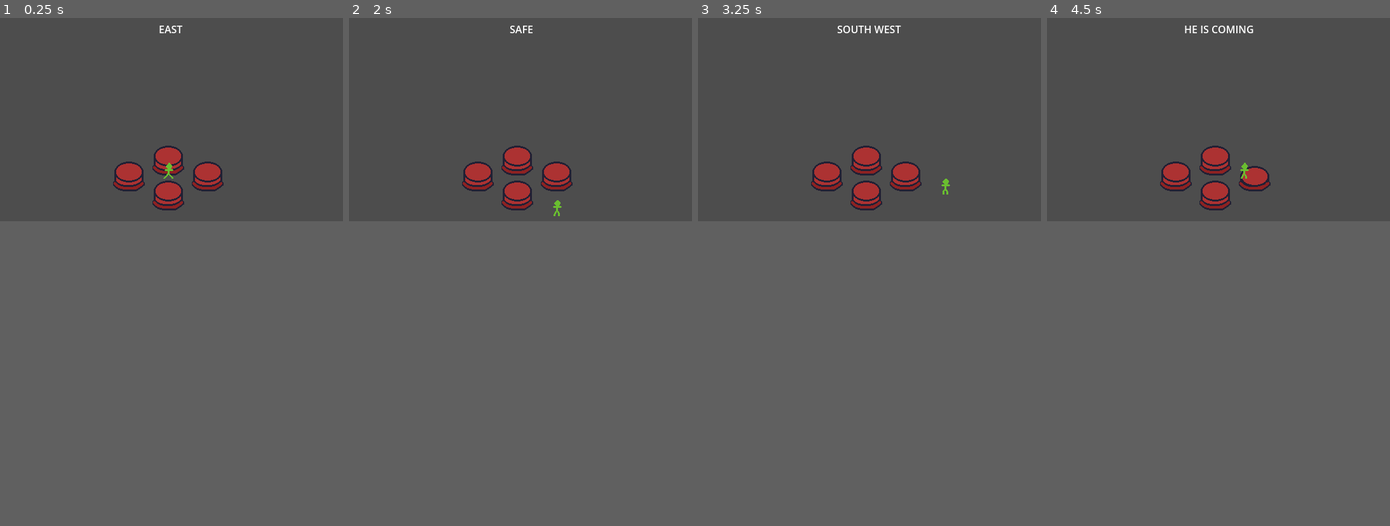
Above: before the commit, frames 1-4 (left to right).
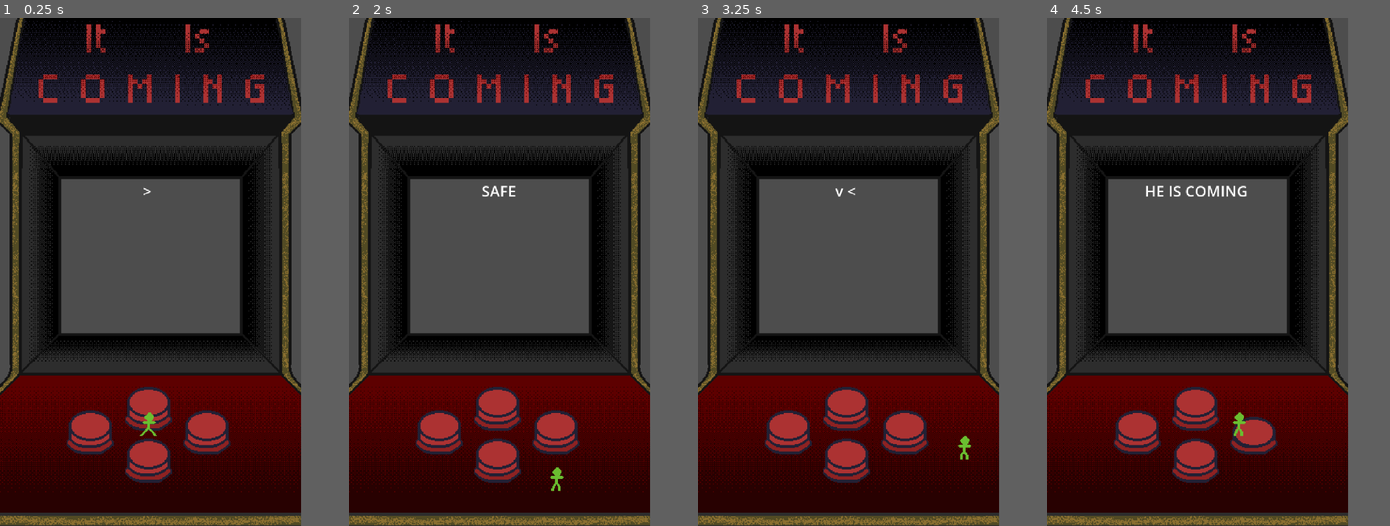
Above: after the commit, the same moments.

Repository: Sunny-Days-Ahead/It-Is-Coming
Game: Godot game, scene res://main.tscn
Same seed, same stepped clock (60 frames per second), same inputs: the game is played once before the commit and once after it.
Inputs:
- Up to frame 1 (0.25 s): no input
- Up to frame 2 (2 s): tap Enter at 0.5 s; hold D (move_right) 0.53-1.28 s; hold S (move_down) from 1.28 s (still down)
- Up to frame 3 (3.25 s): release S (move_down) at 2.03 s; hold D (move_right) 2.03-2.78 s; hold W (move_up) from 2.78 s (still down)
- Up to frame 4 (4.5 s): release W (move_up) at 3.53 s; hold A (move_left) from 3.53 s (still down)
In our replay, the window is 540x320 before the commit and 474x800 after it. These sizes can differ from the game's own. Grey fills any space a smaller window leaves; there, only what the larger window draws over its background counts as a difference.

The runs differ from the first frame. In frame 1, 69% of the frame differs, in the area x 0-88%, y 0-100%; in frame 2, 69%; in frame 3, 69%; in frame 4, 69%.

Commit message:
lose condition added

Diff:
--- a/main.gd
+++ b/main.gd
@@ -4,10 +4,13 @@
 var sequence : Array
 var pointer : int
 var length : int
+var distance : int
+
 # Called when the node enters the scene tree for the first time.
 func _ready() -> void:
 	pointer = 0
 	length = 1
+	distance = 5
 	$NorthButton.button_pressed.connect(_on_button_pressed)
 	$SouthButton.button_pressed.connect(_on_button_pressed)
 	$EastButton.button_pressed.connect(_on_button_pressed)
@@ -26,18 +29,8 @@
 
 	print(sequence)
 	print_escape(count)
-	#$Label.text = "PRESS " + str(sequence)
 
 func _on_button_pressed(pressed_button):
-#	if pressed_button == sequence:
-		#$Label.text = "SAFE"
-		#await get_tree().create_timer(1).timeout
-		#new_sequence()
-	#else:
-	#	$Label.text = "HE IS COMING"
-	#	await get_tree().create_timer(1).timeout
-	#	new_sequence()
-	#print("pressed successfully " + str(pressed_button))
 	if sequence[pointer] == pressed_button:
 		print("safe")
 		pointer += 1
@@ -48,6 +41,8 @@
 			$Label.text = ""
 			pointer = 0
 			length += 1
+			if length > 4:
+				length = 4
 			new_sequence(length)
 	else:
 		print("HE IS COMING")
@@ -56,7 +51,14 @@
 		$Label.text = ""
 		pointer = 0
 		length += 1
-		new_sequence(length)
+		if length > 4:
+			length = 4
+		distance -= 1
+		if distance < 1:
+			gameover()
+		else:
+			new_sequence(length)
+
 	#if pressed_button == $NorthButton:
 		#print("north pressed")
 	#if pressed_button == $SouthButton:
@@ -65,15 +67,21 @@
 		#print("east pressed")
 	#if pressed_button == $WestButton:
 		#print("west pressed")
+
+func gameover():
+	$Label.text = "IT HAS YOU"
+	await get_tree().create_timer(5).timeout
+	get_tree().quit()
+
 func print_escape(count):
 	for entry in range(count):
 		if sequence[entry] == $NorthButton:
-			$Label.text += "NORTH "
+			$Label.text += "^ "
 		if sequence[entry] == $EastButton:
-			$Label.text += "EAST "
+			$Label.text += "> "
 		if sequence[entry] == $WestButton:
-			$Label.text += "WEST "
+			$Label.text += "< "
 		if sequence[entry] == $SouthButton:
-			$Label.text += "SOUTH "
+			$Label.text += "v "
 	await get_tree().create_timer(2).timeout
 	$Label.text = ""
--- a/main.tscn
+++ b/main.tscn
@@ -3,31 +3,36 @@
 [ext_resource type="Script" uid="uid://ba8uunwt0rav7" path="res://main.gd" id="1_h2yge"]
 [ext_resource type="PackedScene" uid="uid://dwh8c2evag4ac" path="res://player.tscn" id="1_ig7tw"]
 [ext_resource type="PackedScene" uid="uid://ct7vr48ratonw" path="res://test_button.tscn" id="2_0xm2m"]
+[ext_resource type="Texture2D" uid="uid://bxje3y40ble3w" path="res://Sprite-0001.png" id="2_1bvp3"]
 
 [node name="Main" type="Node2D" unique_id=1189440462]
 script = ExtResource("1_h2yge")
 
+[node name="TextureRect" type="TextureRect" parent="." unique_id=1736485072]
+offset_right = 320.0
+offset_bottom = 540.0
+texture = ExtResource("2_1bvp3")
+
 [node name="NorthButton" parent="." unique_id=1085595166 instance=ExtResource("2_0xm2m")]
-position = Vector2(265, 223)
+position = Vector2(158, 414)
 
 [node name="SouthButton" parent="." unique_id=771795868 instance=ExtResource("2_0xm2m")]
-position = Vector2(265, 278)
+position = Vector2(158, 469)
 
 [node name="WestButton" parent="." unique_id=2082669674 instance=ExtResource("2_0xm2m")]
-position = Vector2(203, 248)
+position = Vector2(96, 439)
 
 [node name="EastButton" parent="." unique_id=1797465100 instance=ExtResource("2_0xm2m")]
-position = Vector2(327, 248)
+position = Vector2(220, 439)
 
 [node name="Player" parent="." unique_id=653608189 instance=ExtResource("1_ig7tw")]
-position = Vector2(264, 241)
+position = Vector2(157, 432)
 speed = 300.0
 
-[node name="Label" type="Label" parent="." unique_id=1897925235]
-offset_left = 2.0
-offset_top = 1.0
-offset_right = 541.0
-offset_bottom = 35.0
-size_flags_horizontal = 4
+[node name="Label" type="Label" parent="." unique_id=1585806605]
+offset_left = 65.0
+offset_top = 172.0
+offset_right = 254.0
+offset_bottom = 236.0
 horizontal_alignment = 1
-vertical_alignment = 1
+autowrap_mode = 2
--- a/project.godot
+++ b/project.godot
@@ -17,8 +17,10 @@
 
 [display]
 
-window/size/viewport_width=540
-window/size/viewport_height=320
+window/size/viewport_width=320
+window/size/viewport_height=540
+window/size/window_width_override=640
+window/size/window_height_override=1080
 window/stretch/mode="canvas_items"
 window/stretch/aspect="expand"
 
--- a/test_button.gd
+++ b/test_button.gd
@@ -1,17 +1,6 @@
 extends Area2D
 
 signal button_pressed
-
-# Called when the node enters the scene tree for the first time.
-func _ready() -> void:
-	pass
-
-
-# Called every frame. 'delta' is the elapsed time since the previous frame.
-func _process(delta: float) -> void:
-	pass
-
-
 
 func _on_body_entered(body: Node2D) -> void:
 	$AnimatedSprite2D.play("pressed")
Not shown, added: Sprite-0001.png.import
